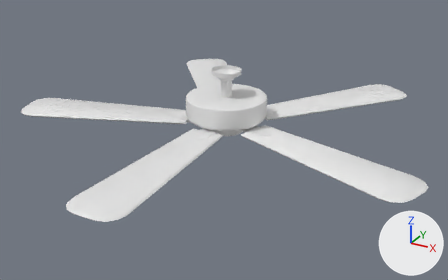
Two versions of the FBX model Assets/Amy/Scenes/AmyRoom/Room_CeilingFan.fbx, one commit apart.
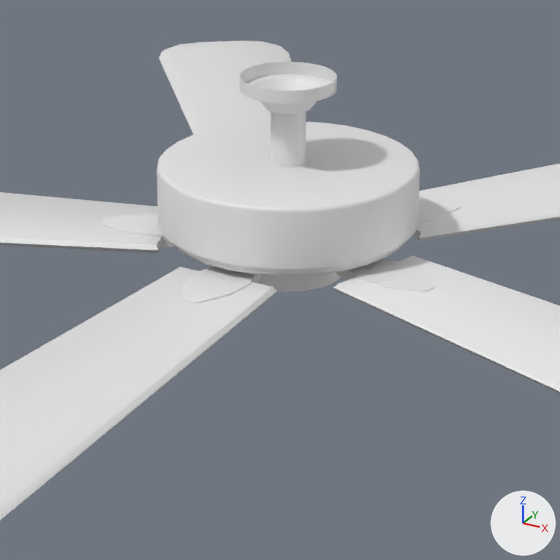
Each version appears first whole from a camera (50 mm lens) standing at (1.133, -2.08, 0.738) and looking at (0.045, -0.102, -0.251), and next in a close-up on the part from 31% to 69% of the width and 16% to 78% of the height. Every picture has the same lights, and +X, +Y and +Z are marked at lower right. The first two pictures are the older version. Where no turn or scale is listed for an object, it has been applied to the vertices. Vertices at exactly the same position are counted once.

The scene before the commit, as lines of its bpy script (objects in view):
```python
me_circle_001 = bpy.data.meshes.new('Circle.001')
me_circle_001.from_pydata(...)  # 736 vertices, 612 faces; spans x -0.164..0.164, y -0.164..0.164, z -0.068..0.188
me_circle_001.materials.append(mat_ceilingfan_body)  # white #e7e7e7
me_plane_005 = bpy.data.meshes.new('Plane.005')
me_plane_005.from_pydata(...)  # 270 vertices, 200 faces; spans x -0.569..0.569, y -0.589..0.5, z 0.021..0.038
me_plane_005.materials.append(mat_ceilingfan_blades)  # white #e7e7e7
ob_blades = bpy.data.objects.new('Blades', me_plane_005)
ob_blades.location = (0.0, 0.0, -0.24)
ob_blades.rotation_euler = (0.0, 0.0, 2.513)  # degrees (0, 0, 144)
ob_blades.scale = (1.5, 1.5, 1.0)
ob_body = bpy.data.objects.new('Body', me_circle_001)
ob_body.location = (0.0, 0.0, -0.183)
```
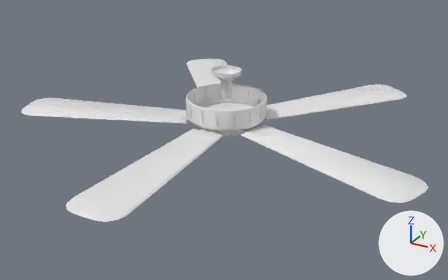
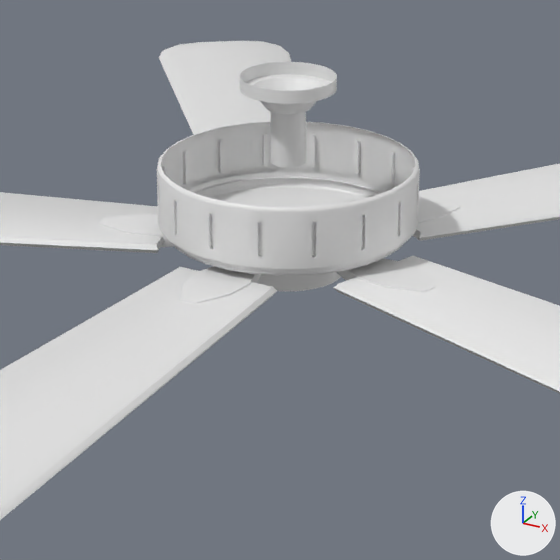
Changed parts and their boxes [x1, y1, x2, y2] in the close-ups (560 x 560 px):
part 1 of me_circle_001, added
    after: [157, 154, 223, 263]
part 2 of me_circle_001, added
    after: [247, 188, 407, 269]
part 3 of me_circle_001, added
    after: [347, 129, 420, 233]
part 4 of me_circle_001, added
    after: [176, 124, 325, 190]

Edits to the bpy script that builds the scene:
```text
Change me_circle_001:
    used by ob_body; location = (0.0, 0.0, -0.183)
    remove me_circle_001.from_pydata(...)  # 736 vertices, 612 faces; spans x -0.164..0.164, y -0.164..0.164, z -0.068..0.188
    add me_circle_001.from_pydata(...)  # 1184 vertices, 962 faces; spans x -0.164..0.164, y -0.164..0.164, z -0.068..0.188
    me_circle_001 part 1: 112 vertices added at x -0.157..-0.012, y -0.163..-0.043, z 0.012..0.059
    me_circle_001 part 2: 112 vertices added at x 0.043..0.163, y -0.157..-0.012, z 0.012..0.059
    me_circle_001 part 3: 112 vertices added at x 0.012..0.157, y 0.043..0.163, z 0.012..0.059
    me_circle_001 part 4: 112 vertices added at x -0.163..-0.043, y 0.012..0.157, z 0.012..0.059
```
